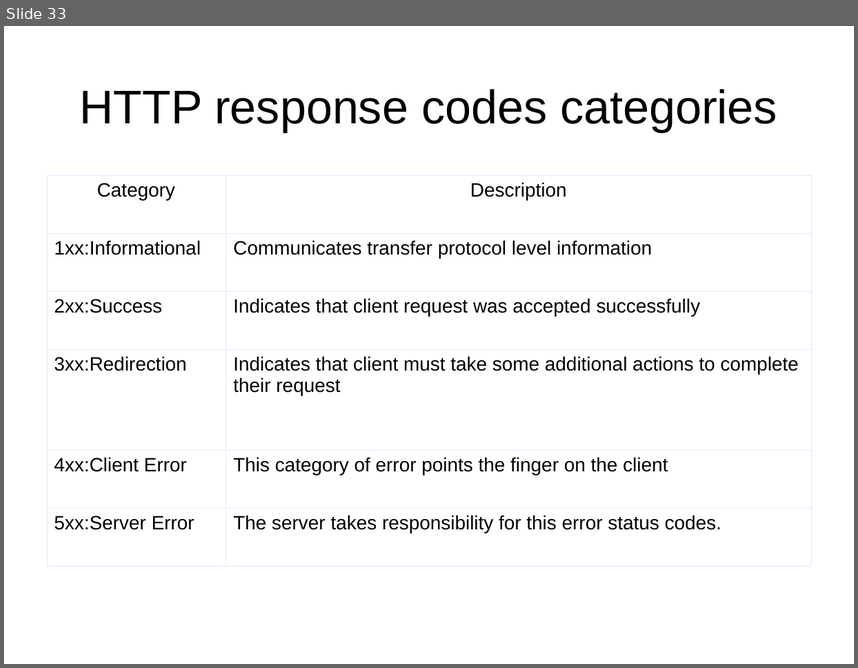
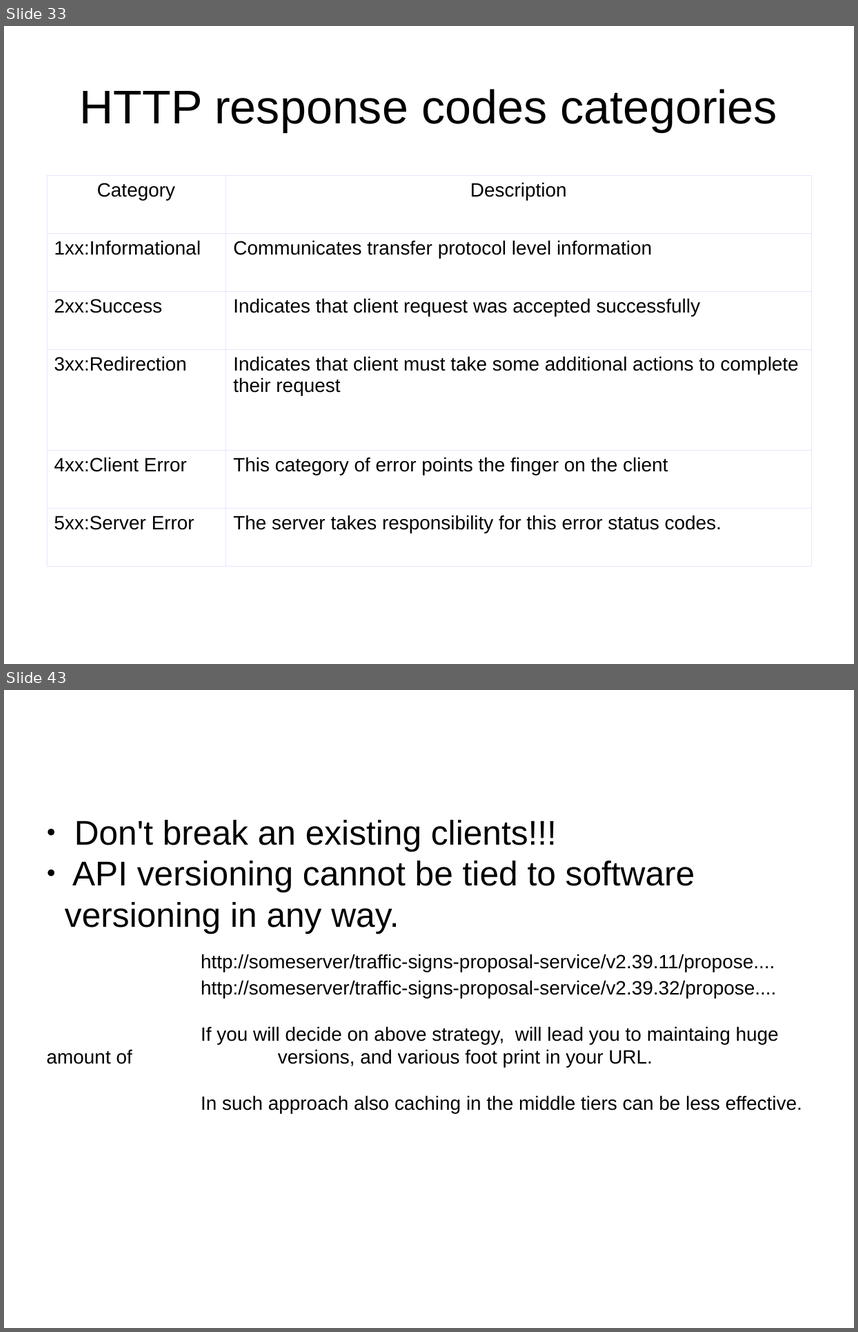
Before and after one commit to netzu/rest-presentation, a slide deck: RestfulFundaments.odp. Shown one above the other, each under a label of ours: slide 33 before the commit, slides 33 and 43 after it; the slides between them are not shown. The pictures are 858x668 and 858x1332 pixels, drawn with LibreOffice and Linux fonts; fonts in the diff are those of the drawing. Boxes give left, top, right and bottom in pixels: in the first picture for what was removed or moved away, otherwise in the second. Text is boxed around its words. In the diff, an @@ line names an element or a change of style, - is before the commit and + after.

```diff
--- a/RestfulFundaments.odp
+++ b/RestfulFundaments.odp
@@ slide 43 added at (x1=4, y1=690, x2=854, y2=1328), background #FFFFFF @@
@@ subtitle added at (x1=65, y1=820, x2=802, y2=1113), 18 pt, text #000000 @@
+● Don't break an existing clients!!!
+● API versioning cannot be tied to software versioning in any way.
+http://someserver/traffic-signs-proposal-service/v2.39.11/propose....
+http://someserver/traffic-signs-proposal-service/v2.39.32/propose....
+If you will decide on above strategy, will lead you to maintaing huge amount of versions, and various foot print in your URL.
+In such approach also caching in the middle tiers can be less effective.
```
Also in this commit, not shown: 2 slides changed, 16 other slides added, 1 other file.
